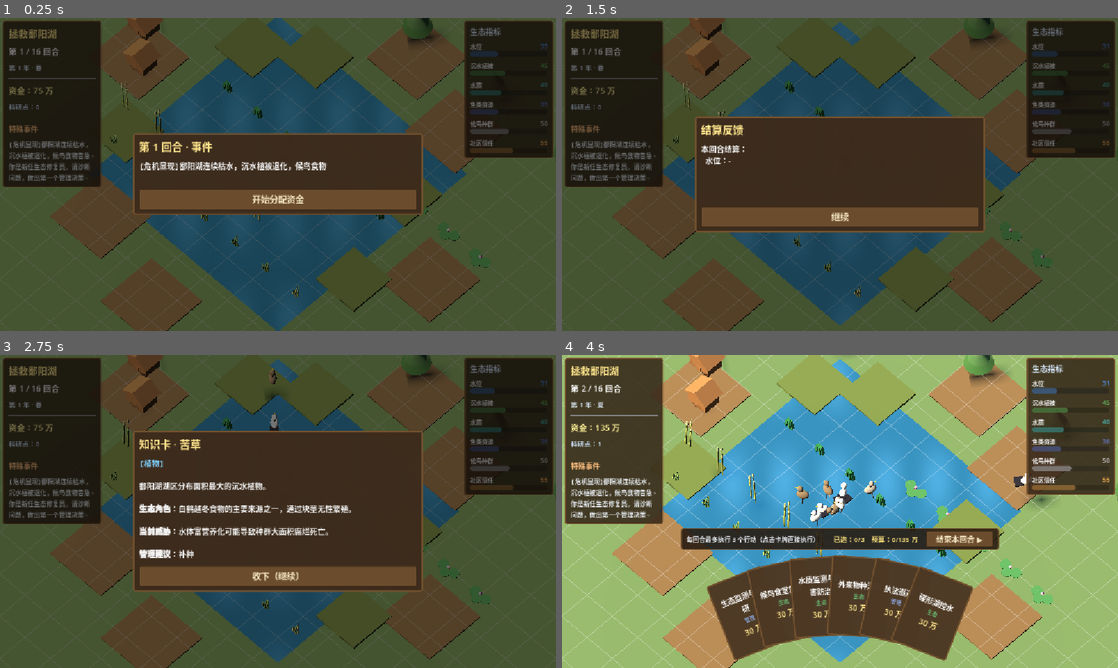
Above: before the commit, frames 1-4 (two rows, left to right).
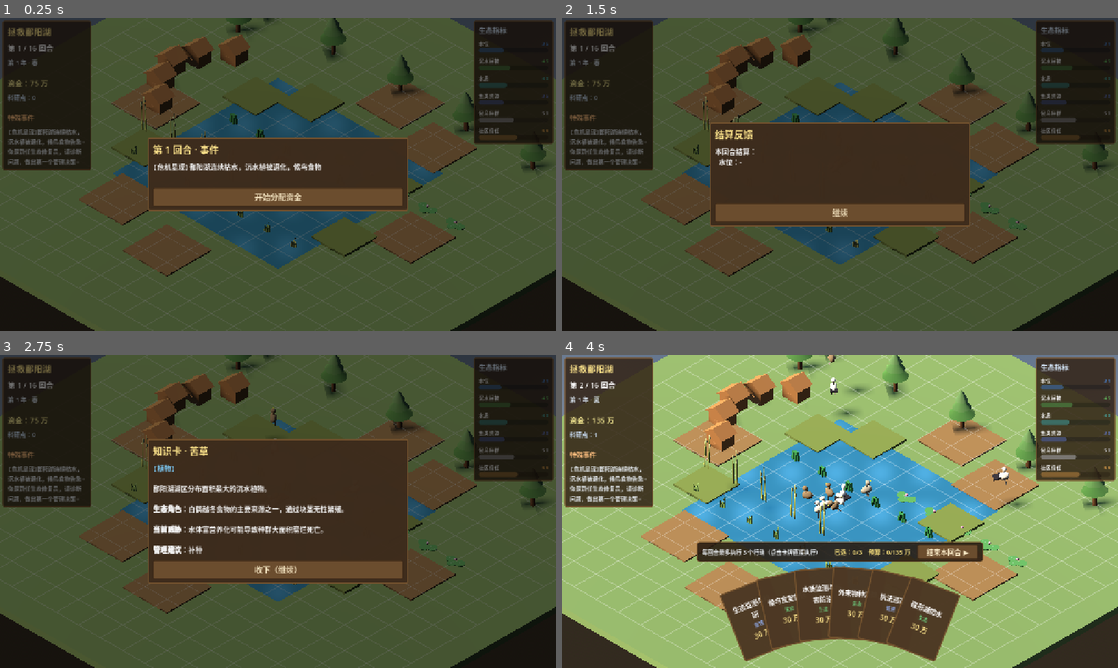
Above: after the commit, the same moments.

Repository: JoKanshin/poyanghu
Game: Godot game, scene res://scenes/main.tscn
Same seed, same stepped clock (60 frames per second), same inputs: the game is played once before the commit and once after it.
Inputs:
- Up to frame 1 (0.25 s): no input
- Up to frame 2 (1.5 s): click "开始分配资金" at 0.5 s; click "结束本回合 ▶" at 1.25 s
- Up to frame 3 (2.75 s): click "继续" at 2 s
- Up to frame 4 (4 s): click "收下（继续）" at 2.75 s; click "收下（继续）" at 3.5 s

The runs differ from the first frame. In frame 1, 33% of the frame differs, in the area x 0-100%, y 0-100%; in frame 2, 30%; in frame 3, 29%; in frame 4, 55%.

Commit message:
fix: 相机视野扩大 + 全屏自适应
- 相机改为标准等距视角(方位45°俯角35.3°)，正交size由17.5调至自适应
- 新增_fit_camera_to_window(): 监听视口尺寸变化，按宽高比自动计算正交尺寸，
  解决全屏后沙盘被裁/留黑边的问题
- project.godot: 补全窗口尺寸配置(1280x720, resizable)

Diff:
--- a/project.godot
+++ b/project.godot
@@ -22,8 +22,13 @@
 
 [display]
 
+window/size/viewport_width=1280
+window/size/viewport_height=720
+window/size/window_width_override=1280
+window/size/window_height_override=720
 window/stretch/mode="canvas_items"
 window/stretch/aspect="expand"
+window/size/resizable=true
 
 [dotnet]
 
--- a/scripts/main.gd
+++ b/scripts/main.gd
@@ -69,15 +69,35 @@
 	GameState.reset_game()
 	_update_hud()
 	_update_3d()
+	# 窗口尺寸/全屏变化时自适应相机，避免全屏后沙盘被裁或留黑边
+	get_viewport().size_changed.connect(_fit_camera_to_window)
+	_fit_camera_to_window()
+
+
+## 根据窗口宽高比调整正交相机尺寸，保证沙盘完整可见
+func _fit_camera_to_window() -> void:
+	var cam := get_node("../Camera3D") as Camera3D
+	if cam == null:
+		return
+	var vp := get_viewport().get_visible_rect().size
+	if vp.y <= 0.0:
+		return
+	# 沙盘需要的最小可见宽度（世界单位）
+	var need_w := 30.0
+	var aspect := vp.x / vp.y
+	# 正交 size 是「垂直」尺寸；宽高比小时要放大以容纳 need_w
+	var size_for_w := need_w / aspect
+	var size_for_h := 20.0
+	cam.size = maxf(size_for_w, size_for_h)
 
 
 # ==================== 相机 ====================
 func _setup_camera() -> void:
 	var cam := get_node("../Camera3D") as Camera3D
 	cam.projection = Camera3D.PROJECTION_ORTHOGONAL
-	cam.size = 17.5
-	# 饥荒式 2.5D：正交 + 45° 方位角 + 约 57° 俯角（顶面与侧面均可见，立体感强）
-	cam.position = Vector3(6, 13, 6)
+	cam.size = 26.0  # 更大的正交尺寸 = 视野更广，能看全沙盘
+	# 2.5D 等距俯视：方位角 45°、俯角 45°（视野开阔，地形一览无余）
+	cam.position = Vector3(14, 14, 14)
 	cam.look_at(Vector3(0, 0, 0), Vector3.UP)
 
 	# 暖色方向光（湿地黄昏氛围）
